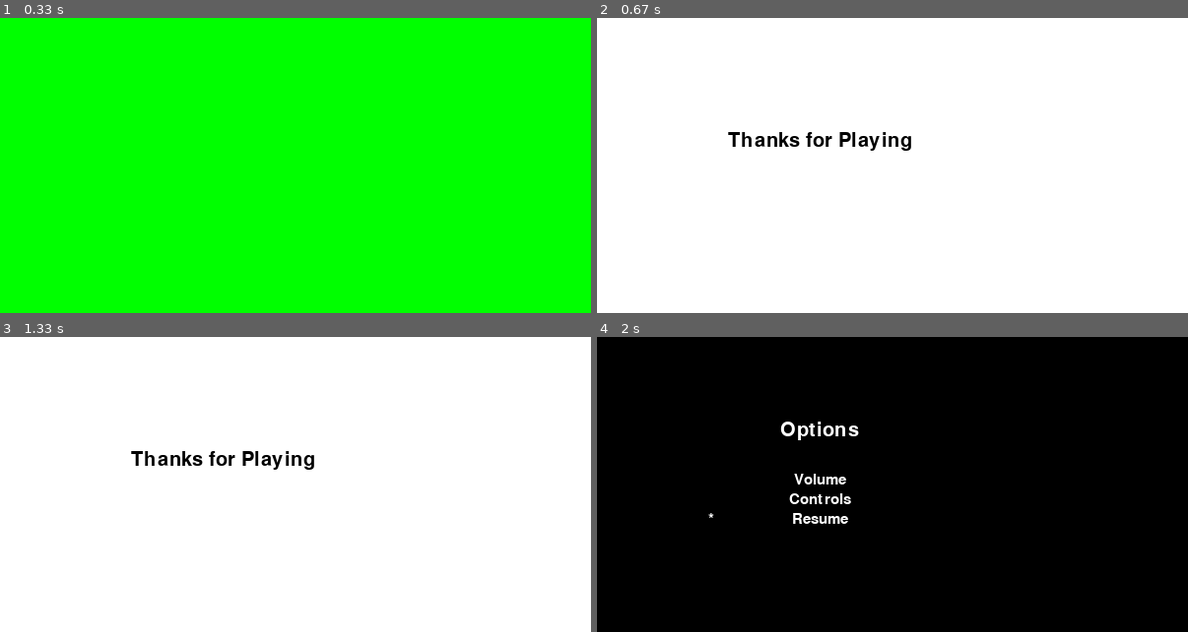
Above: before the commit, frames 1-4 (two rows, left to right).
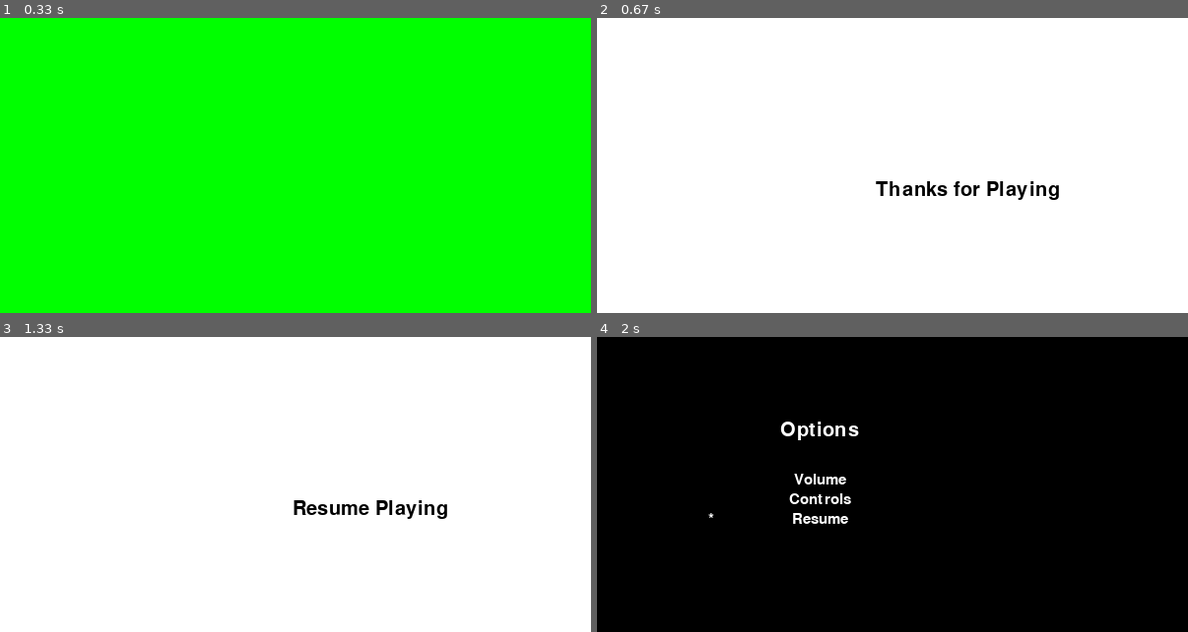
Above: after the commit, the same moments.

Repository: angelstreet/pygame
Game: pygame game, started from my_games/main.py
The game is run twice, just before and just after one commit, with the same random seed, the same clock (stepped at 60 frames per second) and the same inputs.
Inputs:
- Up to frame 1 (0.33 s): no input
- Up to frame 2 (0.67 s): tap Enter at 0.33 s
- Up to frame 3 (1.33 s): tap Esc at 0.73 s; tap Backspace at 1.07 s
- Up to frame 4 (2 s): tap Esc at 1.4 s; hold Up from 1.73 s (still down)
The pictures show only the part of the screen within x 19-69%, y 21-71%; the shares and areas given below are measured in that part.
In frame 2 the window is 900x500 before the commit and 1200x600 after it. Grey fills any space a smaller window leaves; there, only what the larger window draws over its background counts as a difference.

Frame 1 is identical in both runs. In frame 2, 1.5% of the frame differs, in the area x 22-79%, y 38-62%; in frame 3, 1.4%; in frame 4, nothing differs.

Commit message:
Game menu mechanics and resize screen done

Diff:
--- a/my_games/game1/game.py
+++ b/my_games/game1/game.py
@@ -1,10 +1,12 @@
 import pygame
-from utility import FPS,WHITE,BLACK,draw_text,reset_keys
+from utility import FPS,WHITE,BLACK,draw_text,reset_keys,resize_screen
+clock = pygame.time.Clock()
 
 class Game():
     def __init__(self,screen,display,WIDTH,HEIGHT):
         self.screen = screen
         self.display = display
+        self.WIDTH, self.HEIGHT = WIDTH,HEIGHT
         self.w, self.h = WIDTH,HEIGHT
         self.mid_w, self.mid_h = WIDTH / 2, HEIGHT / 2
         self.running, self.playing = True, False
@@ -20,19 +22,18 @@
         reset_keys(self)
 
     def launch(self,game_menu):
+        reset_keys(self)
+        self.screen,self.display = resize_screen(self.w, self.h)
         self.game_menu = game_menu
         self.playing = True
         print("Game Start")
-        displayInfo = pygame.display.Info()
-        #pygame.display.set_mode((displayInfo.current_w, displayInfo.current_h))
-        #pygame.display.set_mode((self.w,self.h), pygame.FULLSCREEN)
-        clock = pygame.time.Clock()
         while self.playing:
             self.check_events()
             if self.START_KEY:
                 self.playing= False
             if self.K_ESCAPE :
                 self.playing= False
+                self.screen,self.display = resize_screen(self.game_menu.current_menu.w, self.game_menu.current_menu.h)
                 self.game_menu.game_options_menu.display_menu()
             self.display.fill(WHITE)
             draw_text(self.display,'Thanks for Playing', self.font_name,self.font_size, BLACK,self.mid_w, self.mid_h)
@@ -41,19 +42,17 @@
             clock.tick(FPS)
 
     def resume(self):
+        reset_keys(self)
+        self.screen,self.display = resize_screen(self.w, self.h)
         self.playing = True
         print("Game Resume")
-        #displayInfo = pygame.display.Info()
-        #pygame.display.set_mode((displayInfo.current_w, displayInfo.current_h))
-        #pygame.display.set_mode((self.w,self.h), pygame.FULLSCREEN)
-        clock = pygame.time.Clock()
-        return
         while self.playing:
             self.check_events()
             if self.START_KEY:
                 self.playing= False
             if self.K_ESCAPE :
                 self.playing= False
+                self.screen,self.display = resize_screen(self.game_menu.current_menu.w, self.game_menu.current_menu.h)
                 self.game_menu.game_options_menu.display_menu()
             self.display.fill(WHITE)
             draw_text(self.display,'Resume Playing', self.font_name,self.font_size, BLACK,self.mid_w, self.mid_h)
@@ -66,6 +65,10 @@
             if event.type == pygame.QUIT:
                 self.running, self.playing = False, False
                 pygame.quit()
+            if event.type == pygame.VIDEORESIZE :
+                self.w,self.h=event.w,event.h
+                self.mid_w,self.mid_h= self.w / 2, self.h / 2
+                self.screen,self.display = resize_screen(event.w, event.h,True)
             if event.type == pygame.KEYDOWN:
                 if event.key == pygame.K_ESCAPE:
                     self.K_ESCAPE = True
@@ -78,9 +81,6 @@
                 if event.key == pygame.K_UP:
                     self.UP_KEY = True
 
-    def reset_keys(self):
-        self.UP_KEY, self.DOWN_KEY, self.START_KEY, self.BACK_KEY = False, False, False, False
-
     def draw_text(self, text, size, x, y ):
         font = pygame.font.Font(self.font_name,size)
         text_surface = font.render(text, True, self.WHITE)
--- a/my_games/game_menu.py
+++ b/my_games/game_menu.py
@@ -19,6 +19,7 @@
         self.game_menu = game_menu
         self.screen = screen
         self.display = display
+        self.w,self.h=WIDTH,HEIGHT
         self.mid_w, self.mid_h = WIDTH / 2, HEIGHT / 2
         self.run_display = False
         self.cursor_rect = pygame.Rect(0, 0, 20, 20)
--- a/my_games/main.py
+++ b/my_games/main.py
@@ -1,6 +1,7 @@
 #AngelStreet @2021
 ####################################################
 import pygame
+from utility import resize_screen
 from game_menu import GameMenu
 from game1.game import Game
 
@@ -12,17 +13,16 @@
 #MAIN----------------------
 def main():
     #VAR----------------------
-    WIDTH, HEIGHT = 900, 500
-    WINDOW_SIZE = (WIDTH, HEIGHT)
+    MENU_WIDTH, MENU_HEIGHT = 900, 500
+    GAME_WIDTH, GAME_HEIGHT = 1200, 600
     TITLE = "First Game!"
     #INIT PYGAME----------------------
     pygame.init() # initiates pygame
     pygame.display.set_caption(TITLE)
-    screen = pygame.display.set_mode(WINDOW_SIZE) # initiate the window
-    display = pygame.Surface(WINDOW_SIZE) # used as the surface for rendering, which is scaled
+    screen,display = resize_screen(MENU_WIDTH, MENU_HEIGHT)
     run = True
     #INIT MENU----------------------
-    game = Game(screen,display,WIDTH,HEIGHT)
-    menuList = GameMenu(screen,display,WIDTH,HEIGHT,game)
+    game = Game(screen,display,GAME_WIDTH, GAME_HEIGHT)
+    menuList = GameMenu(screen,display,MENU_WIDTH, MENU_HEIGHT,game)
 if __name__ == "__main__":
     main()
--- a/my_games/utility.py
+++ b/my_games/utility.py
@@ -1,4 +1,4 @@
-import pygame
+import pygame,os
 
 FPS = 60
 BLACK = (0,0,0)
@@ -14,3 +14,12 @@
 def reset_keys(self):
     self.UP_KEY, self.DOWN_KEY, self.START_KEY, self.BACK_KEY, self.K_ESCAPE = False, False, False, False, False
     return self
+
+def resize_screen(w,h,resizable=False):
+    #print(w,h,resizable)
+    if resizable:
+        screen =pygame.display.set_mode((w, h), pygame.RESIZABLE)
+    else:
+        screen =pygame.display.set_mode((w, h))
+    display = pygame.Surface((w,h))
+    return screen,display
